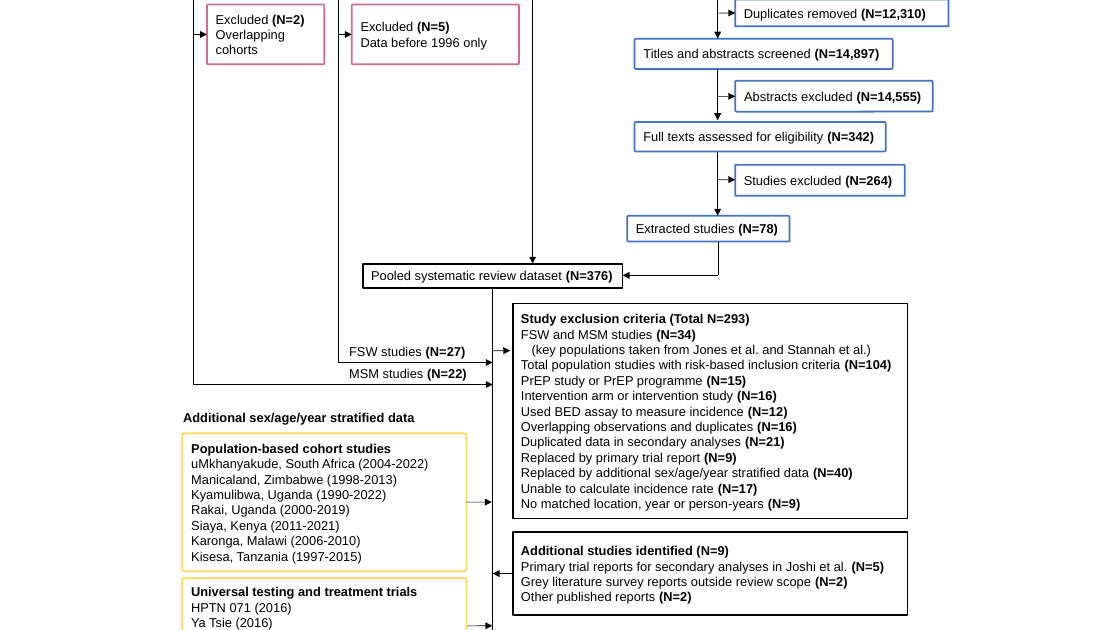
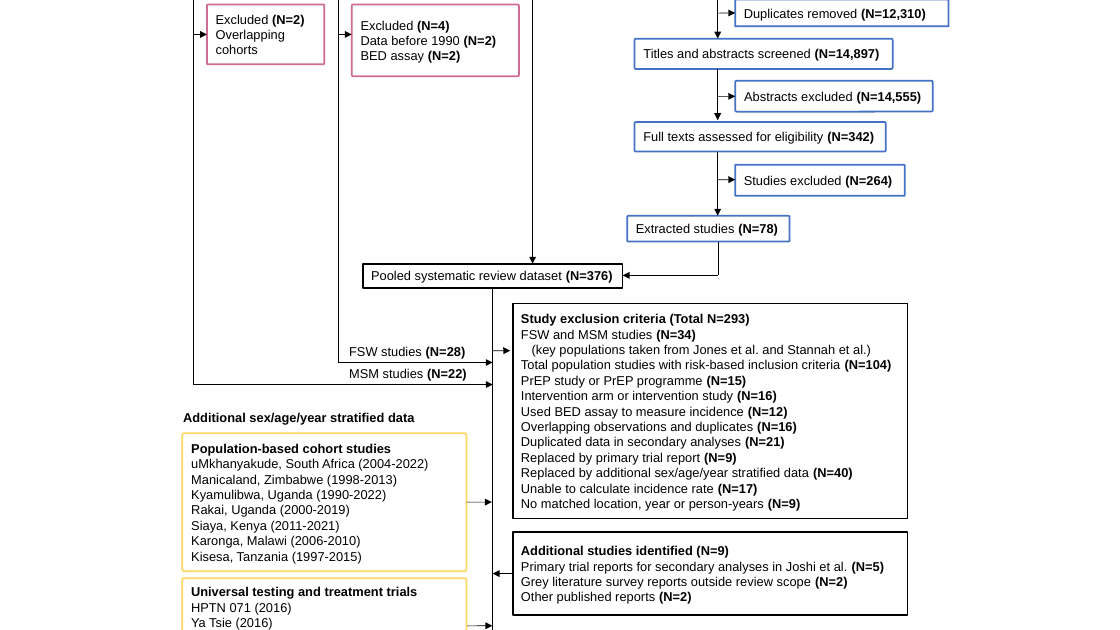
Before and after one commit to mrc-ide/ssa-incidence-paper, a slide deck: slide 1 of flowchart.pptx. Drawn at 1120x630 pixels with LibreOffice and Linux fonts; fonts in the diff are those of the drawing. Boxes give left, top, right and bottom in pixels: in the first picture for what was removed or moved away, otherwise in the second. Text is boxed around its words. In the diff, an @@ line names an element or a change of style, - is before the commit and + after.

```diff
--- a/flowchart.pptx
+++ b/flowchart.pptx
@@ rounded rectangle "Excluded (N=4)": place and size @@
-rounded rectangle "Excluded (N=4)" at box(352, 4, 519, 64)
+rounded rectangle "Excluded (N=4)" at box(352, 4, 519, 76)
@@ text in rounded rectangle at box(361, 20, 497, 63): text changed @@
-Excluded (N=5)
-Data before 1996 only
+Excluded (N=4)
+Data before 1990 (N=2)
+BED assay (N=2)
@@ text at box(349, 346, 466, 359): text changed @@
-FSW studies (N=27)
+FSW studies (N=28)
```
Also in this commit, not shown: 42 other files.
